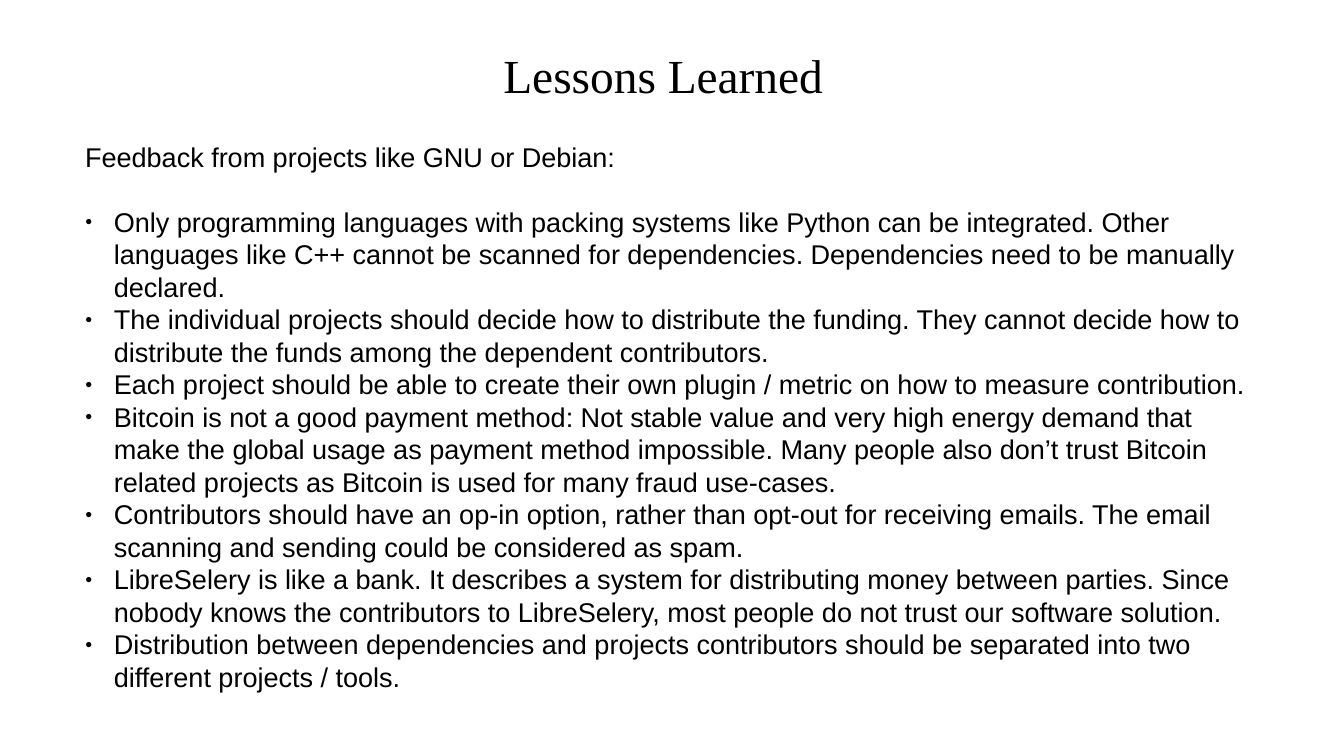
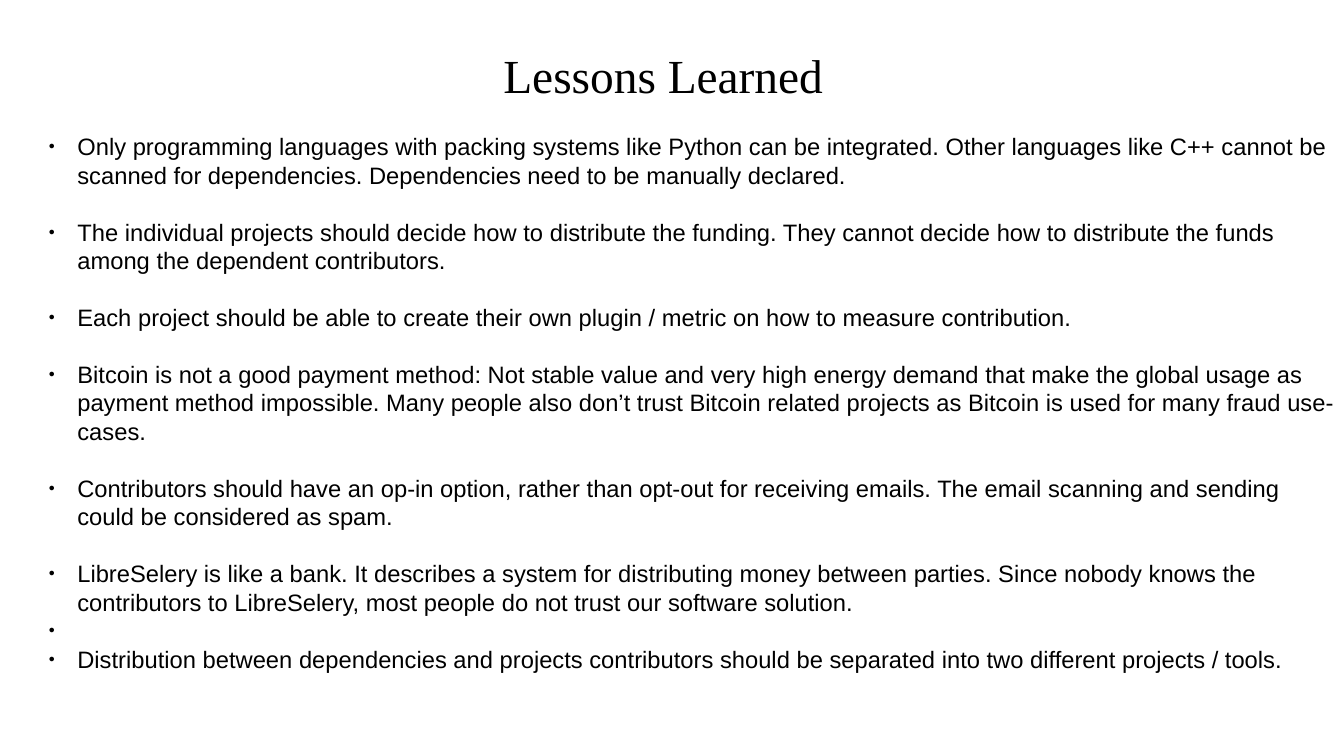
Before and after one commit to protontypes/documents, a slide deck: slide 9 of slides/protontypes_LibreSelery.odp. Drawn at 1344x756 pixels with LibreOffice and Linux fonts; fonts in the diff are those of the drawing; background and template pictures are left out. Boxes give left, top, right and bottom in pixels: in the first picture for what was removed or moved away, otherwise in the second. Text is boxed around its words. In the diff, an @@ line names an element or a change of style, - is before the commit and + after.

Commit message:
added vendor lockin problem to LibreSelery slides

```diff
--- a/slides/protontypes_LibreSelery.odp
+++ b/slides/protontypes_LibreSelery.odp
@@ text "Only programming languages with packing ...": place and size @@
-text "Only programming languages with packing ..." at (85, 147, 1244, 659)
+text "Only programming languages with packing ..." at (77, 137, 1333, 673)
@@ text "Only programming languages with packing ..." at (77, 137, 1333, 673): size 16 to 14 pt @@
@@ text at (85, 147, 615, 172): paragraph removed @@
-Feedback from projects like GNU or Debian:
```
Also in this commit, not shown: 1 other slide changed, 1 other file.
